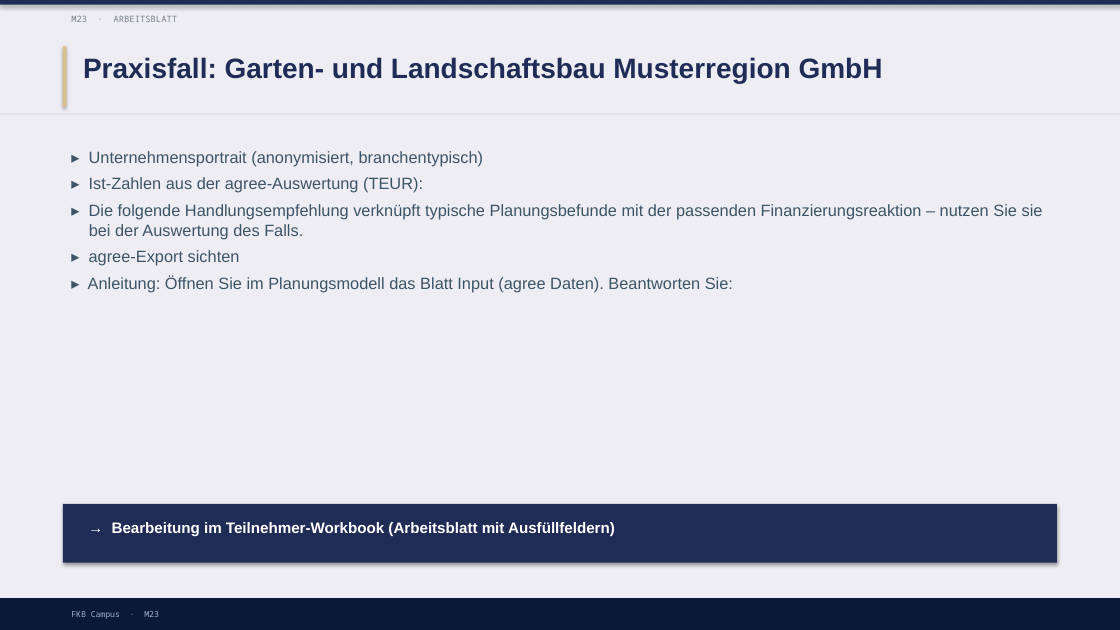
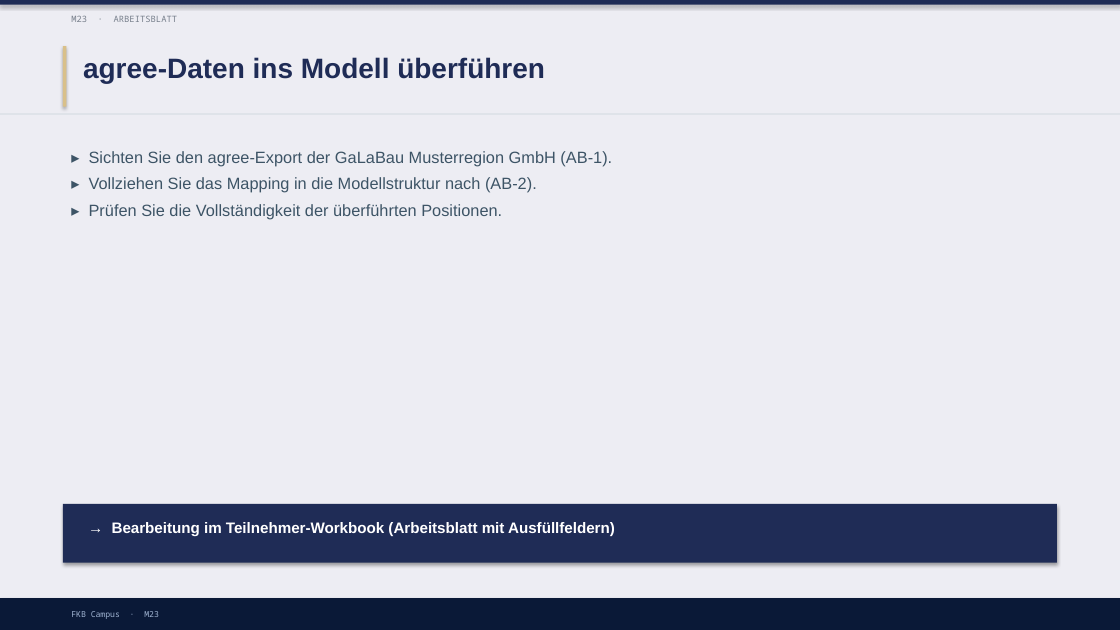
Before and after one commit to ck5rqc47pr-byte/firmenkundenakademie-online, a slide deck: slide 11 of protected-downloads/praesentation/M23.pptx (slide 6 before the commit). Drawn at 1120x630 pixels with LibreOffice and Linux fonts; fonts in the diff are those of the drawing. Boxes give left, top, right and bottom in pixels: in the first picture for what was removed or moved away, otherwise in the second. Text is boxed around its words. In the diff, an @@ line names an element or a change of style, - is before the commit and + after.

```diff
--- a/protected-downloads/praesentation/M23.pptx
+++ b/protected-downloads/praesentation/M23.pptx
@@ text at box(83, 57, 545, 83): text changed @@
-Praxisfall: Garten- und Landschaftsbau Musterregion GmbH
+agree-Daten ins Modell überführen
@@ text at box(89, 151, 612, 220): text changed @@
-▸ Unternehmensportrait (anonymisiert, branchentypisch)
-▸ Ist-Zahlen aus der agree-Auswertung (TEUR):
-▸ Die folgende Handlungsempfehlung verknüpft typische Planungsbefunde mit der passenden Finanzierungsreaktion – nutzen Sie sie bei der Auswertung des Falls.
-▸ agree-Export sichten
-▸ Anleitung: Öffnen Sie im Planungsmodell das Blatt Input (agree Daten). Beantworten Sie:
+▸ Sichten Sie den agree-Export der GaLaBau Musterregion GmbH (AB-1).
+▸ Vollziehen Sie das Mapping in die Modellstruktur nach (AB-2).
+▸ Prüfen Sie die Vollständigkeit der überführten Positionen.
```
Also in this commit, not shown: 3 other slides changed, 17 slides added, 1 other file.
